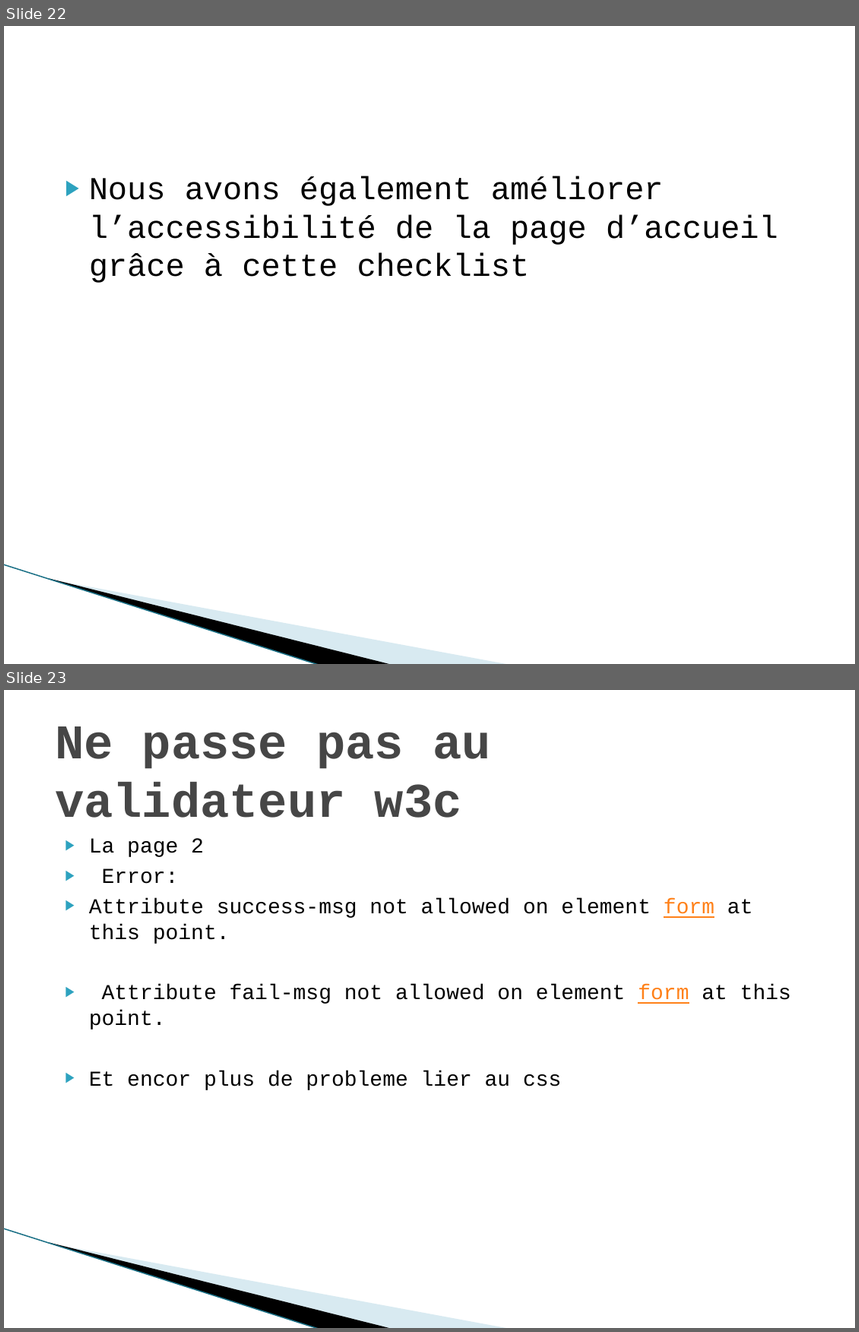
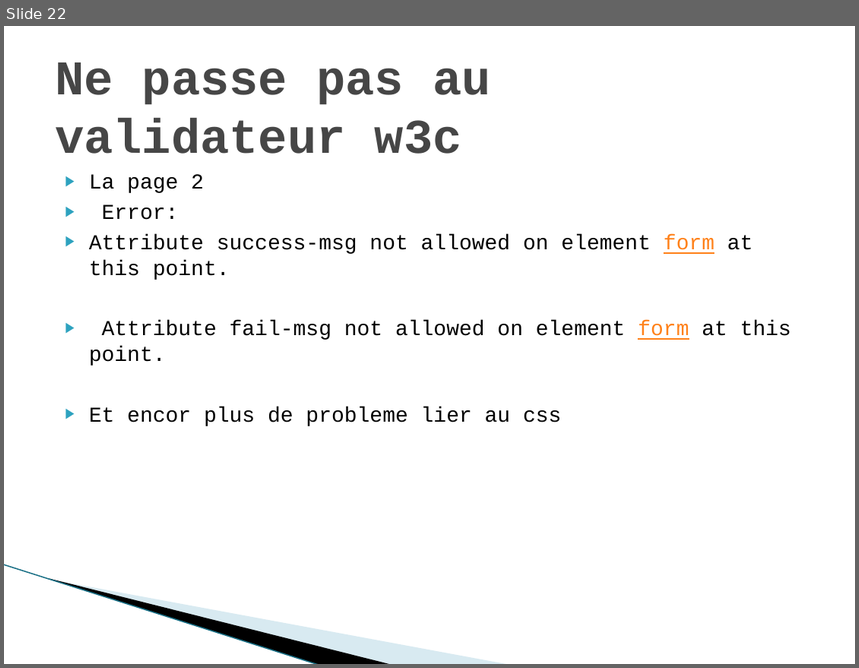
Before and after one commit to gwenaelgressier/GwenaelGressier_04_28022022, a slide deck: Rapport audit.pptx. Shown one above the other, each under a label of ours: slides 22 and 23 before the commit, slide 22 after it. The pictures are 859x1332 and 859x668 pixels, drawn with LibreOffice and Linux fonts; fonts in the diff are those of the drawing; background and template pictures are left out. Boxes give left, top, right and bottom in pixels: in the first picture for what was removed or moved away, otherwise in the second. Text is boxed around its words. In the diff, an @@ line names an element or a change of style, - is before the commit and + after.

```diff
--- a/Rapport audit.pptx
+++ b/Rapport audit.pptx
@@ slide 22 removed at [4, 26, 855, 664], background #FFFFFF; not listed: 3 template elements that a slide beside it also shows @@
@@ text removed at [89, 176, 778, 283] @@
-▶ Nous avons également améliorer l’accessibilité de la page d’accueil grâce à cette checklist
@@ what was slide 23 is now slide 22 @@
```
Also in this commit, not shown: 2 slides changed, 1 other file.
